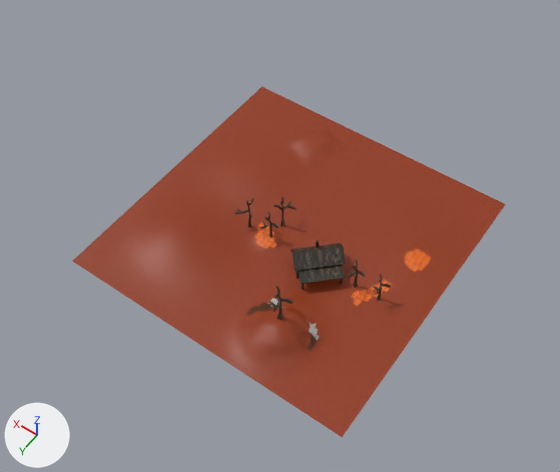
The glTF model assets/models/environment/environmentv1.glb: old version first, new version second.
One viewpoint serves both versions: a 50 mm camera at (-57.1, 82.6, 125.5) aimed at (-1.5, 4.6, 3.0). The axes (+X, +Y, +Z) are drawn at lower left. The lights are the same throughout. Where no turn or scale is listed for an object, it has been applied to the vertices. Vertices at the same position are counted once.

The scene before the commit, as lines of its bpy script (objects in view):
```python
me_cube = bpy.data.meshes.new('Cube')
me_cube.from_pydata(...)  # 64 vertices, 124 faces; spans x -1.59..1.91, y -2.86..1.09, z -1.36..7.11
me_cube.materials.append(mat_tree)  # picture img_huntinggroundsv1
me_cube_003 = bpy.data.meshes.new('Cube.003')
me_cube_003.from_pydata(...)  # 72 vertices, 140 faces; spans x -1.89..1.51, y -0.45..2.5, z -1.36..6.71
me_cube_003.materials.append(mat_tree)  # picture img_huntinggroundsv1
me_cube_009 = bpy.data.meshes.new('Cube.009')
me_cube_009.from_pydata(...)  # 66 vertices, 96 faces; spans x -8.07..4.13, y -3.77..8.42, z -5.06..1.0
me_cube_009.materials.append(mat_tree)  # picture img_huntinggroundsv1
me_plane_002 = bpy.data.meshes.new('Plane.002')
me_plane_002.from_pydata(...)  # 4225 vertices, 8192 faces; spans x -32.0..32.0, y -32.0..32.0, z -0.4..4.0
me_plane_002.materials.append(mat_fall2)  # picture img_huntinggroundsv1
ob_cube_003_col = bpy.data.objects.new('Cube.003-col', me_cube_009)
ob_cube_003_col.location = (-9.3, 3.1, 4.6)
ob_plane_002_col = bpy.data.objects.new('Plane.002-col', me_plane_002)
ob_plane_002_col.location = (-2.0, 0.0, 0.0)
ob_tree1_003_col = bpy.data.objects.new('tree1.003-col', me_cube_003)
ob_tree1_003_col.location = (-19.2, 4.2, 1.4)
ob_tree1_col = bpy.data.objects.new('tree1-col', me_cube)
ob_tree1_col.location = (1.1, 0.0, 1.4)
```
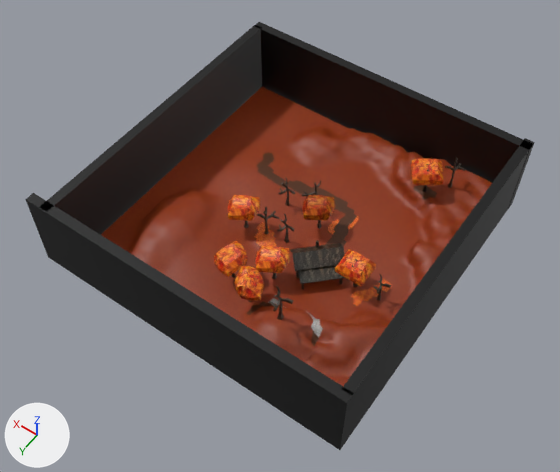
Patch to the scene script:
```diff
--- a/assets/models/environment/environmentv1.glb.py
+++ b/assets/models/environment/environmentv1.glb.py
@@ me_plane_002 @@
-me_plane_002.from_pydata(...)  # 4225 vertices, 8192 faces; spans x -32.0..32.0, y -32.0..32.0, z -0.4..4.0
+me_plane_002.from_pydata(...)  # 4225 vertices, 8192 faces; spans x -32.3..32.0, y -32.4..32.0, z -0.4..4.8
+# me_plane_002 part 1: 1114 vertices moved from x -32.0..18.0, y -32.0..29.0, z -0.2..3.6 to x -32.3..18.0, y -32.4..29.0, z -0.2..4.8; 27 vertices removed from x -32.0..-10.0, y -32.0..20.1, z 0.0..1.9; 27 vertices added at x -32.0..-9.4, y -32.0..20.0, z 0.8..4.7
+# me_plane_002 part 2: 276 vertices moved from x 14.0..27.0, y 3.0..28.0, z 0.1..2.3 to x 14.0..27.0, y 3.0..28.0, z 0.2..4.1
+# me_plane_002 part 3: 288 kept faces spanning x -25.3..18.0, y -24.4..3.0, z -0.3..4.5 get new texture (UV) coordinates
 me_plane_002.materials.append(mat_fall2)
+me_plane_002.materials.append(mat_floor)  # picture img_huntinggroundsv1
@@ me_cube_003 @@
-me_cube_003.from_pydata(...)  # 72 vertices, 140 faces; spans x -1.89..1.51, y -0.45..2.5, z -1.36..6.71
+me_cube_003.from_pydata(...)  # 128 vertices, 248 faces; spans x -2.69..3.39, y -2.26..2.67, z -1.36..6.71
+# me_cube_003 part 4: a new loose piece of 56 vertices spanning x -2.69..3.39, y -2.26..2.67, z 2.65..6.6, in mat_tree_001 (picture img_huntinggroundsv1)
 me_cube_003.materials.append(mat_tree)
+me_cube_003.materials.append(mat_tree_001)  # picture img_huntinggroundsv1
@@ ob_cube_001 @@
+ob_cube_001 = bpy.data.objects.new('Cube.001', me_cube_021)  # a box spanning x -4.0..-2.0, y -37.7..28.7, z 2.4..20.4; a box spanning x -69.2..-2.1, y -39.1..-37.1, z 2.4..20.4; in mat_fall2 (picture img_huntinggroundsv1)
+ob_cube_001.location = (34.4, 4.6, -4.1)
@@ ob_cube @@
+ob_cube = bpy.data.objects.new('Cube', me_cube_020)  # a box spanning x 2.0..4.0, y -31.5..35.6, z 2.4..20.4; a box spanning x 2.0..72.5, y 35.0..37.0, z 2.4..20.4; in mat_fall2 (picture img_huntinggroundsv1)
+ob_cube.location = (-36.7, -3.5, -4.1)
@@ ob_tree1_003_col_008 @@
+ob_tree1_003_col_008 = bpy.data.objects.new('tree1.003-col.008', me_cube_019)  # 128 vertices, 248 faces; spans x -3.78..2.83, y -2.89..3.54, z -1.36..7.29; in mat_tree (picture img_huntinggroundsv1), mat_tree_001 (picture img_huntinggroundsv1)
+ob_tree1_003_col_008.location = (-4.6, 18.9, 1.4)
@@ ob_tree1_003_col_007 @@
+ob_tree1_003_col_007 = bpy.data.objects.new('tree1.003-col.007', me_cube_018)  # 128 vertices, 248 faces; spans x -2.75..2.74, y -3.14..3.76, z -1.36..7.26; in mat_tree (picture img_huntinggroundsv1), mat_tree_001 (picture img_huntinggroundsv1)
+ob_tree1_003_col_007.location = (1.5, 16.2, 1.4)
@@ ob_tree1_003_col_006 @@
+ob_tree1_003_col_006 = bpy.data.objects.new('tree1.003-col.006', me_cube_017)  # 128 vertices, 248 faces; spans x -2.92..3.47, y -2.95..3.9, z -1.36..7.26; in mat_tree (picture img_huntinggroundsv1), mat_tree_001 (picture img_huntinggroundsv1)
+ob_tree1_003_col_006.location = (-5.3, 11.8, 1.4)
@@ ob_tree1_col_001 @@
+ob_tree1_col_001 = bpy.data.objects.new('tree1-col.001', me_cube.copy())  # the mesh of ob_tree1_col
+ob_tree1_col_001.location = (-23.2, -25.9, 5.4)
@@ ob_tree1_003_col_004 @@
+ob_tree1_003_col_004 = bpy.data.objects.new('tree1.003-col.004', me_cube_013)  # 128 vertices, 248 faces; spans x -3.72..4.08, y -3.38..4.11, z -1.36..6.71; in mat_tree (picture img_huntinggroundsv1), mat_tree_001 (picture img_huntinggroundsv1)
+ob_tree1_003_col_004.location = (-19.2, -22.6, 4.5)
@@ ob_tree1_003_col_003 @@
+ob_tree1_003_col_003 = bpy.data.objects.new('tree1.003-col.003', me_cube_017.copy())
+ob_tree1_003_col_003.location = (6.9, 4.8, 1.4)
@@ ob_tree1_003_col_002 @@
+ob_tree1_003_col_002 = bpy.data.objects.new('tree1.003-col.002', me_cube_011)  # 128 vertices, 248 faces; spans x -2.92..3.47, y -2.95..3.9, z -1.36..7.26; in mat_tree_001 (picture img_huntinggroundsv1)
+ob_tree1_003_col_002.location = (-5.3, -4.0, 1.4)
@@ ob_tree1_002_col_001 @@
+ob_tree1_002_col_001 = bpy.data.objects.new('tree1.002-col.001', me_cube_010)  # 72 vertices, 140 faces; spans x -1.89..1.51, y -0.45..2.5, z -1.36..6.71; in mat_tree (picture img_huntinggroundsv1)
+ob_tree1_002_col_001.location = (3.5, -5.1, 1.4)
```

Changed parts and their boxes [x1, y1, x2, y2] in the pictures (560 x 472 px; the box of a moved part takes in the faces that stretch with it):
'Plane.002-col', reshaped
    before: [73, 87, 506, 437]
    after: [101, 87, 492, 386]
'Cube.001', added
    after: [40, 22, 534, 235]
'Cube', added (black)
    after: [25, 138, 535, 450]
'tree1.003-col', reshaped
    before: [347, 259, 366, 287]
    after: [335, 250, 376, 287]
'tree1.003-col.004', added (orange)
    after: [411, 158, 444, 192]
'tree1.003-col.006', added (orange)
    after: [255, 246, 290, 279]
'tree1.003-col.008', added (orange)
    after: [234, 266, 264, 302]
'tree1.003-col.007', added (orange)
    after: [214, 241, 248, 277]
'tree1.003-col.002', added (brown)
    after: [302, 195, 335, 229]
'tree1.003-col.003', added (orange)
    after: [227, 195, 260, 228]
'tree1-col.001', added
    after: [445, 157, 466, 188]
'tree1.002-col.001', added
    after: [278, 177, 295, 206]
part 1 of me_plane_002, moved or reshaped
    before: [243, 127, 506, 413]
    after: [243, 127, 492, 386]
part 2 of me_plane_002, moved or reshaped
    before: [112, 189, 227, 294]
    after: [126, 189, 227, 276]
part 3 of me_plane_002, surface changed
    both: [257, 152, 413, 270]
part 4 of me_cube_003, added (orange)
    after: [335, 250, 376, 287]
